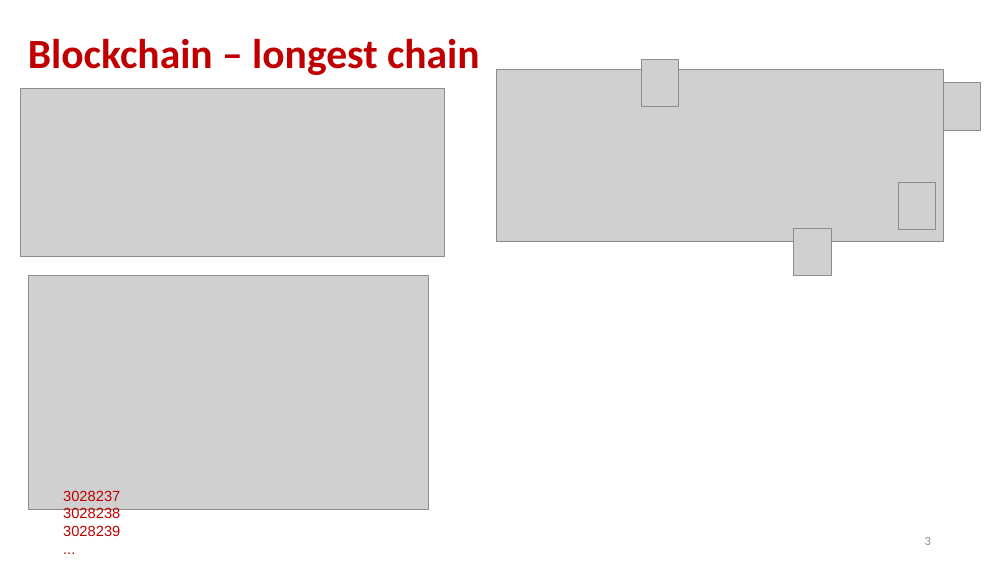
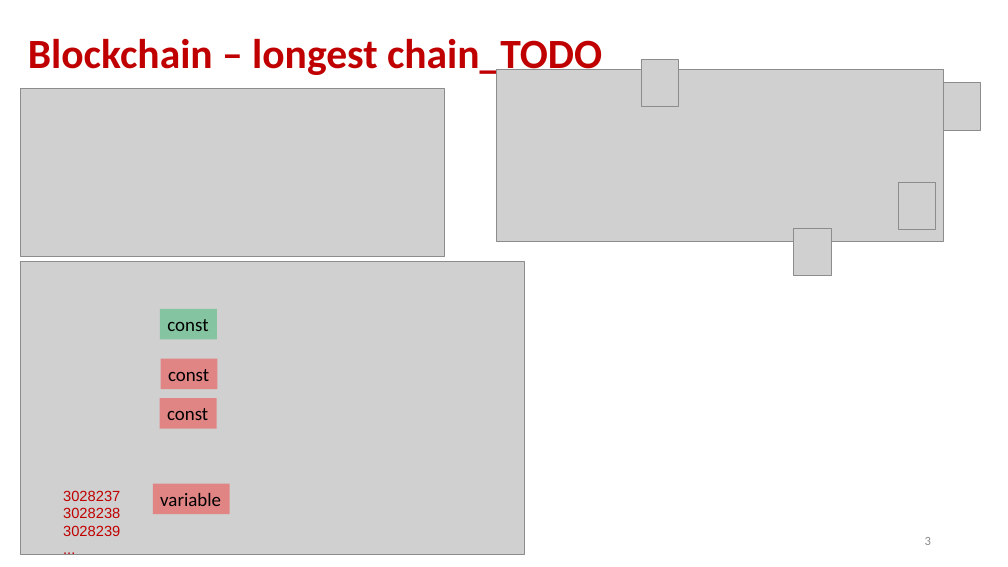
Before and after one commit to andyplusplus/blockchain, a slide deck: slide 3 of how_bitcoin_works/How_02_Mining_blocks_blockchain.pptx. Drawn at 1008x567 pixels with LibreOffice and Linux fonts; fonts in the diff are those of the drawing; grey boxes stand for pictures. Boxes give left, top, right and bottom in pixels: in the first picture for what was removed or moved away, otherwise in the second. Text is boxed around its words. In the diff, an @@ line names an element or a change of style, - is before the commit and + after.

```diff
--- a/how_bitcoin_works/How_02_Mining_blocks_blockchain.pptx
+++ b/how_bitcoin_works/How_02_Mining_blocks_blockchain.pptx
@@ title at (28,38,602,79): text changed @@
-Blockchain – longest chain
+Blockchain – longest chain_TODO
@@ picture: place and size @@
-picture at (29,275,430,509)
+picture at (20,261,524,554)
@@ rectangle added at (160,309,217,340), fill #00B050 at 36% opacity, 18 pt, text #000000 @@
+const
@@ rectangle added at (160,358,217,389), fill #FF0000 at 36% opacity, 18 pt, text #000000 @@
+const
@@ rectangle added at (160,399,216,429), fill #FF0000 at 36% opacity, 18 pt, text #000000 @@
+const
@@ rectangle added at (153,484,230,514), fill #FF0000 at 36% opacity, 18 pt, text #000000 @@
+variable
```
Also in this commit, not shown: 3 other slides changed, 7 other files.
